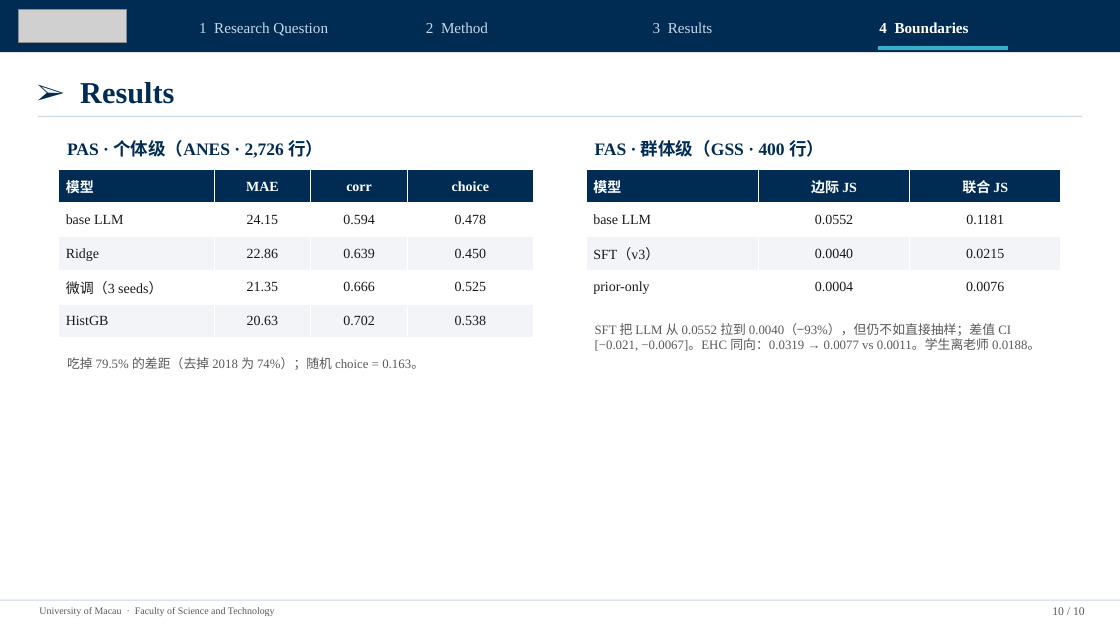
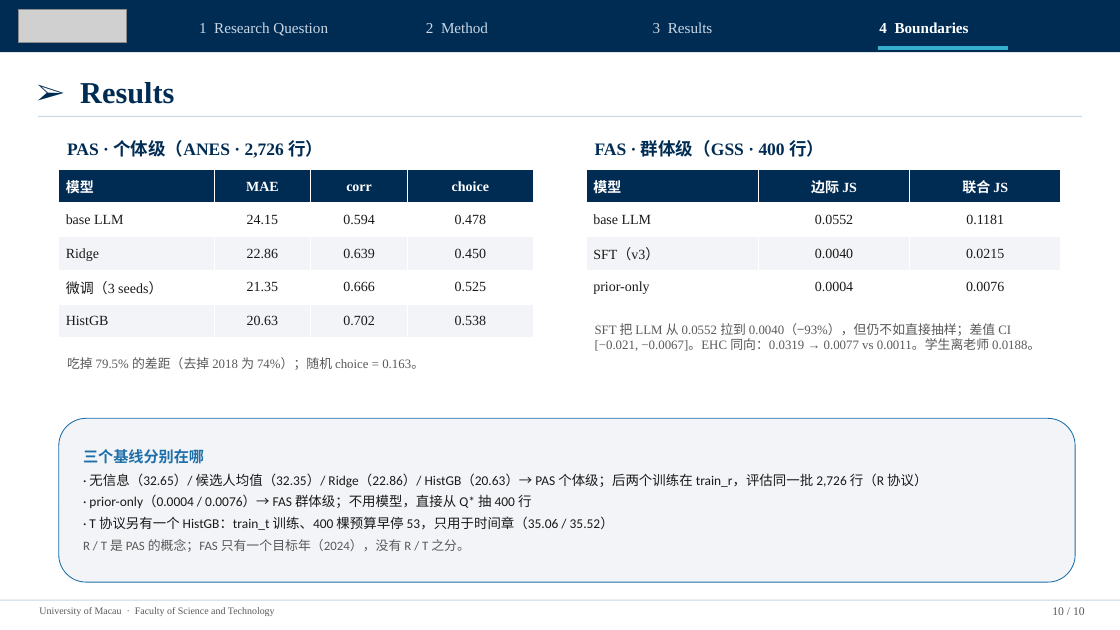
Before and after one commit to gyro-zpl/fas_pro, a slide deck: slide 10 of docs/04_论文稿件/导师阶段汇报_UMAC_2026-11-23.pptx. Drawn at 1120x630 pixels with LibreOffice and Linux fonts; fonts in the diff are those of the drawing; grey boxes stand for pictures. Boxes give left, top, right and bottom in pixels: in the first picture for what was removed or moved away, otherwise in the second. Text is boxed around its words. In the diff, an @@ line names an element or a change of style, - is before the commit and + after.

Commit message:
Say which model the curve belongs to and where each baseline sits
Title the curve page "HistGB 训练曲线：R 协议主表的基线" so it cannot be mistaken
for Ridge (which has no curve: it is a closed-form fit). Add a panel to the
results page that assigns each baseline to a task and protocol: the no-information,
candidate-mean, Ridge and HistGB baselines belong to PAS and are fitted on
train_r; prior-only belongs to FAS and needs no model; a separate tee-protocol
HistGB exists only for the temporal chapter; R/T are PAS concepts and FAS has a
single target year.

```diff
--- a/docs/04_论文稿件/导师阶段汇报_UMAC_2026-11-23.pptx
+++ b/docs/04_论文稿件/导师阶段汇报_UMAC_2026-11-23.pptx
@@ rounded rectangle added at bbox=[59, 418, 1075, 582], fill #F2F4F7, outline #1D6FA9 0.75 pt, 11.5 pt, text #1A1A1A @@
+三个基线分别在哪
+· 无信息（32.65）/ 候选人均值（32.35）/ Ridge（22.86）/ HistGB（20.63）→ PAS 个体级；后两个训练在 train_r，评估同一批 2,726 行（R 协议）
+· prior-only（0.0004 / 0.0076）→ FAS 群体级；不用模型，直接从 Q* 抽 400 行
+· T 协议另有一个 HistGB：train_t 训练、400 棵预算早停 53，只用于时间章（35.06 / 35.52）
+R / T 是 PAS 的概念；FAS 只有一个目标年（2024），没有 R / T 之分。
```
Also in this commit, not shown: 1 other slide changed.
